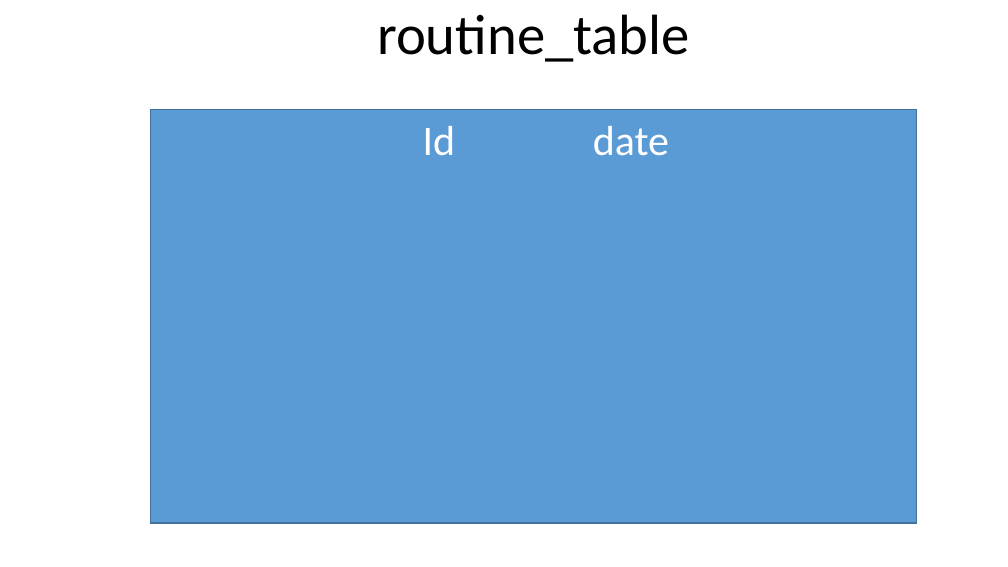
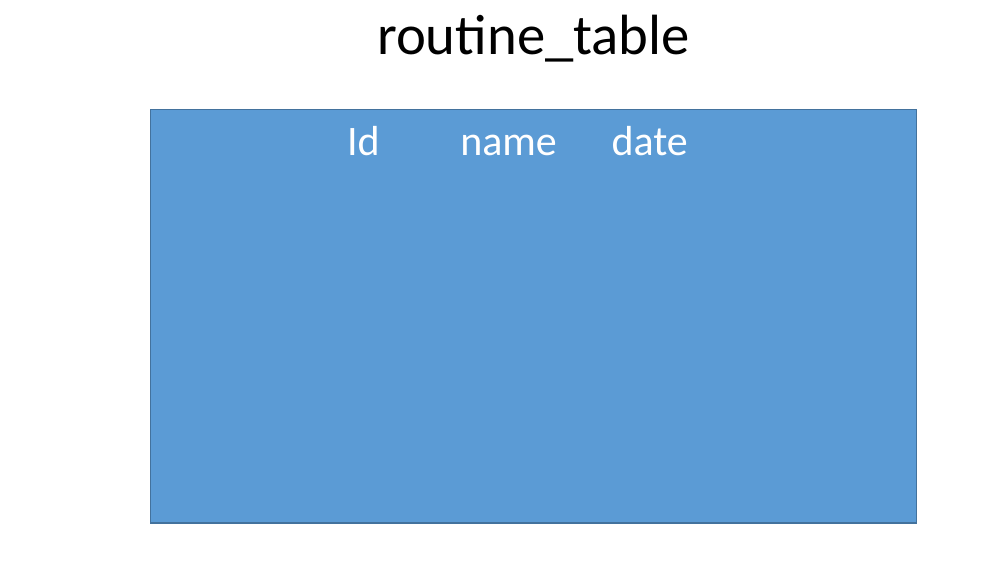
Before and after one commit to TamirMishali/TrainingManager, a slide deck: slide 13 of ClassArrangments.pptx (slide 12 before the commit). Drawn at 1008x567 pixels with LibreOffice and Linux fonts; fonts in the diff are those of the drawing. Boxes give left, top, right and bottom in pixels: in the first picture for what was removed or moved away, otherwise in the second. Text is boxed around its words. In the diff, an @@ line names an element or a change of style, - is before the commit and + after.

```diff
--- a/ClassArrangments.pptx
+++ b/ClassArrangments.pptx
@@ text in rectangle at box(347, 126, 688, 156): text changed @@
-Id date
+Id name date
```
Also in this commit, not shown: 4 other slides changed, 3 slides added, 11 other files.
